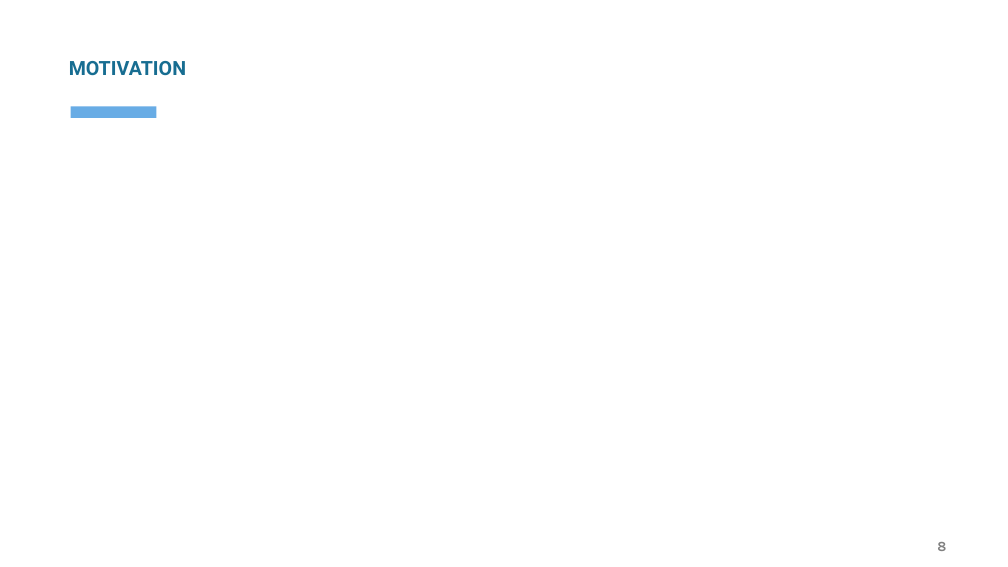
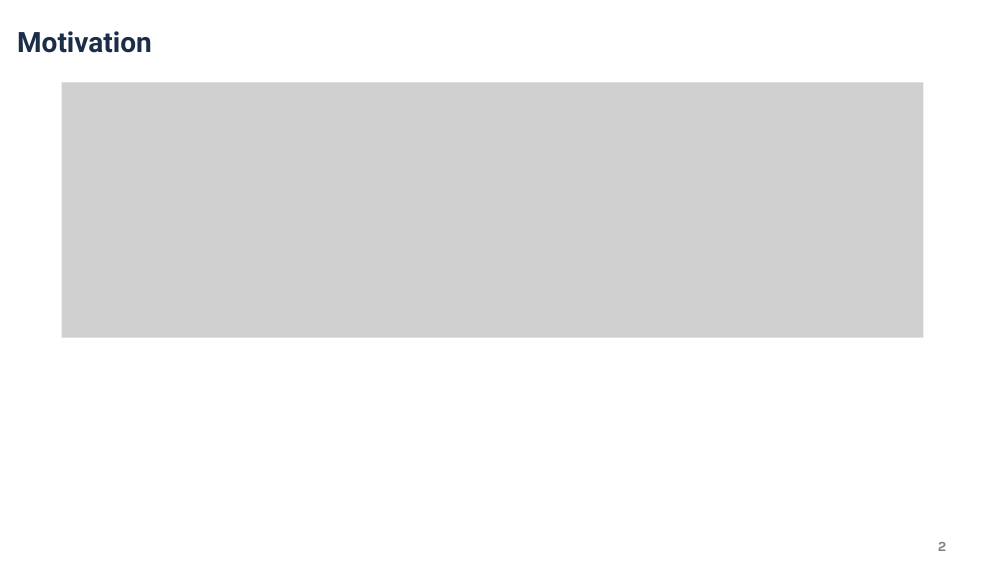
Before and after one commit to Meilili031010/locomotion-dynamics, a slide deck: slide 2 of presentation/final_presentation.pptx (slide 8 before the commit). Drawn at 1008x567 pixels with LibreOffice and Linux fonts; fonts in the diff are those of the drawing; grey boxes stand for pictures; background and template pictures are left out. Boxes give left, top, right and bottom in pixels: in the first picture for what was removed or moved away, otherwise in the second. Text is boxed around its words. In the diff, an @@ line names an element or a change of style, - is before the commit and + after.

```diff
--- a/presentation/final_presentation.pptx
+++ b/presentation/final_presentation.pptx
@@ text at bbox=[17, 31, 152, 53]: text changed; size 14 to 20 pt; text colour #176D91 to #1C2D49 @@
-MOTIVATION
+Motivation
@@ picture added at bbox=[61, 83, 923, 338] @@
@@ rectangle removed at bbox=[71, 107, 156, 118] @@
```
Also in this commit, not shown: 4 other slides changed, 8 slides added, 6 slides removed, 1 other file.
